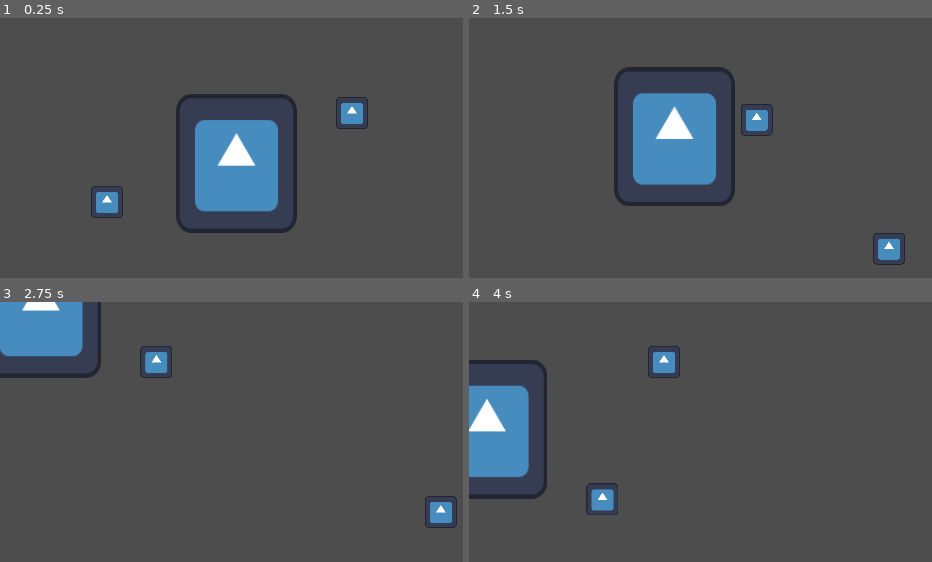
Above: before the commit, frames 1-4 (two rows, left to right).
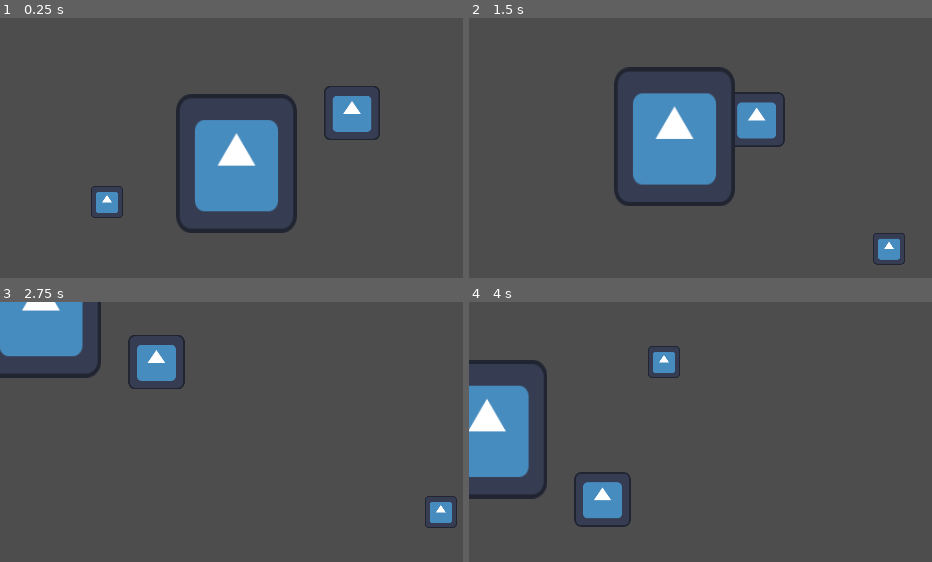
Above: after the commit, the same moments.

Repository: skycatminepokie/hackusu-25
Game: Godot game, scene res://Scenes/world.tscn
Same seed, same stepped clock (60 frames per second), same inputs: the game is played once before the commit and once after it. The engine's default icon, where the game draws it, is replaced by a stand-in: a white triangle on a blue panel in a dark square.
Inputs:
- Up to frame 1 (0.25 s): no input
- Up to frame 2 (1.5 s): tap Enter at 0.5 s; hold D (Right) 0.53-1.28 s; tap K (Down2) at 0.6 s; hold S (Down) from 1.28 s (still down); tap J (Left2) at 1.35 s
- Up to frame 3 (2.75 s): release S (Down) at 2.03 s; hold D (Right) from 2.03 s (still down); tap L (Right2) at 2.1 s
- Up to frame 4 (4 s): release D (Right) at 2.78 s; hold W (Up) 2.78-3.53 s; tap I (Up2) at 2.85 s; hold A (Left) from 3.53 s (still down); tap K (Down2) at 3.6 s

The runs differ from the first frame. In frame 1, 1.1% of the frame differs, in the area x 69-83%, y 26-47%; in frame 2, 1.1%; in frame 3, 1.1%; in frame 4, 1.2%, in the area x 22-35%, y 65-87%.

Commit message:
fix error mebe

Diff:
--- /dev/null
+++ b/player2.tscn
@@ -0,0 +1,19 @@
+[gd_scene load_steps=4 format=3 uid="uid://chc2dscbdb7f5"]
+
+[ext_resource type="Script" path="res://Scripts/playermovement.gd" id="1_vi2hc"]
+[ext_resource type="Texture2D" uid="uid://d4j473i5dkwll" path="res://Assets/icon.svg" id="2_k8ock"]
+
+[sub_resource type="RectangleShape2D" id="RectangleShape2D_gjcjo"]
+size = Vector2(126, 131)
+
+[node name="Player" type="CharacterBody2D"]
+scale = Vector2(0.44, 0.428571)
+script = ExtResource("1_vi2hc")
+
+[node name="CollisionShape2D" type="CollisionShape2D" parent="."]
+position = Vector2(-2, 2.5)
+scale = Vector2(0.82853, -0.955847)
+shape = SubResource("RectangleShape2D_gjcjo")
+
+[node name="Sprite2D" type="Sprite2D" parent="."]
+texture = ExtResource("2_k8ock")
Not shown: 1 places in Scenes/world.tscn that only renumber resources
